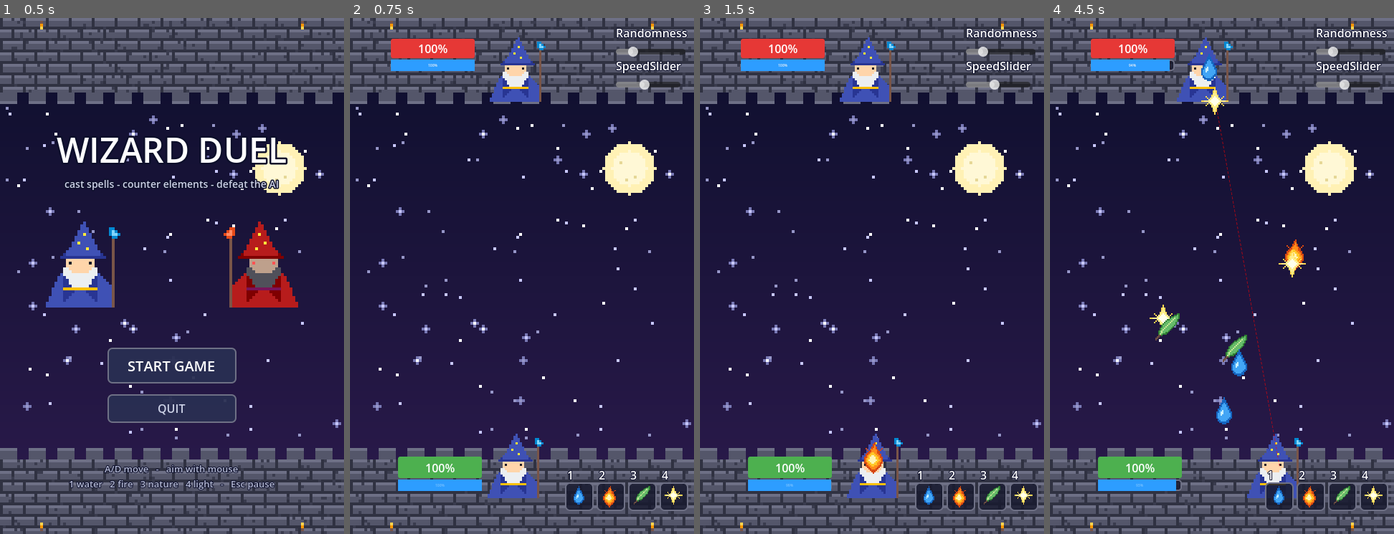
Above: before the commit, frames 1-4 (left to right).
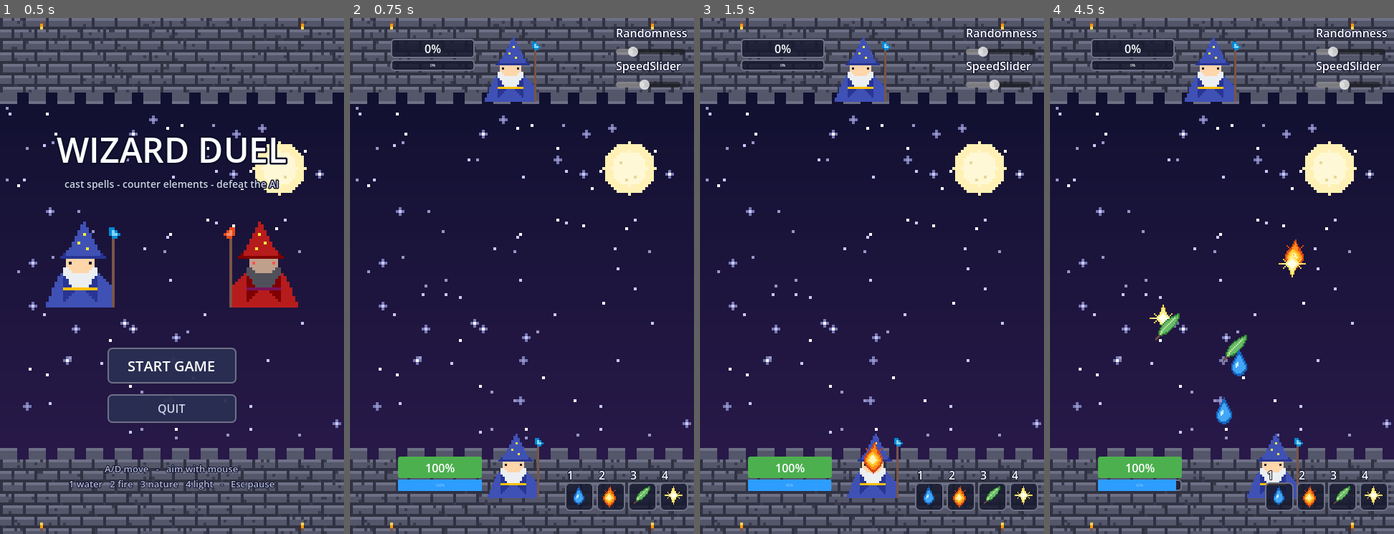
Above: after the commit, the same moments.

Repository: togewolf/computer_games_end_project
Game: Godot game, scene res://MainMenu.tscn
The game is run twice, just before and just after one commit, with the same random seed, the same clock (stepped at 60 frames per second) and the same inputs.
Inputs (mouse positions are in pixels of both pictures, inside the frame that each line leads up to):
- Up to frame 1 (0.5 s): no input
- Up to frame 2 (0.75 s): click "START GAME" at 0.5 s
- Up to frame 3 (1.5 s): tap Enter at 1.25 s; move the mouse to (947, 250) at 1.27 s; hold D (move_right) from 1.28 s (still down); tap 2 (cast_fire) at 1.35 s
- Up to frame 4 (4.5 s): tap 4 (cast_light) at 1.55, 2.1 s; move the mouse to (1153, 301) at 2.02 s; release D (move_right) at 2.03 s; hold A (move_left) 2.03-2.78 s; tap 3 (cast_nature) at 2.3, 2.85 s; move the mouse to (1256, 162) at 2.77 s; hold D (move_right) 2.78-4.28 s; tap 1 (cast_water) at 3.05, 3.6 s; move the mouse to (1204, 379) at 3.52 s; tap 9 (normal_mode) at 3.8, 4.35 s; move the mouse to (1325, 353) at 4.27 s; hold A (move_left) from 4.28 s (still down)

Frame 1 is identical in both runs. In frame 2, 2.2% of the frame differs, in the area x 11-57%, y 3-17%; in frame 3, 2.2%; in frame 4, 2.7%, in the area x 11-67%, y 3-87%.
Error after the commit: Parse Error: Unexpected "Literal" in class body. (res://agent.gd:550)

Commit message:
New keybinds toggle debug, and speed modifiers now working and effective, projectile mode also connected, but appears to have no effect.

Diff:
--- a/agent.gd
+++ b/agent.gd
@@ -547,7 +547,7 @@
 	# Else, stand ground and parry the most immediate threat.
 	debug_safe_target = INF
 	local_threats.sort_custom(func(a,b): return a.distance < b.distance)
-	return {"action": "parry", "parry_target": local_threats[0]}
+1	return {"action": "parry", "parry_target": local_threats[0]}
 
 #endregion
 
--- a/arena.gd
+++ b/arena.gd
@@ -9,6 +9,9 @@
 @onready var agent_mana_bar = $AgentMana
 
 @onready var voice_manager = $VoiceManager
+
+var current_speed: Globals.ProjectileSpeed = Globals.ProjectileSpeed.NORMAL
+var current_mode: Globals.ProjectileMode = Globals.ProjectileMode.PROJECTILE
 
 func _ready():
 	player_hp_bar.max_value = player.max_health
@@ -37,30 +40,45 @@
 	voice_manager.voice_command_received.connect(_handle_voice_cast)
 
 func _process(_delta):
+	if Input.is_action_just_pressed("toggle_debug"):
+		agent.DEBUG_AI = not agent.DEBUG_AI
+
+	if Input.is_action_just_pressed("speed_normal"):
+		current_speed = Globals.ProjectileSpeed.NORMAL
+	elif Input.is_action_just_pressed("speed__faster"):
+		current_speed = Globals.ProjectileSpeed.FASTER
+	elif Input.is_action_just_pressed("speed_fastest"):
+		current_speed = Globals.ProjectileSpeed.FASTEST
+
+	if Input.is_action_just_pressed("normal_mode"):
+		current_mode = Globals.ProjectileMode.PROJECTILE
+	elif Input.is_action_just_pressed("targeted_mode"):
+		current_mode = Globals.ProjectileMode.TARGETED
+
 	# Keyboard Fallbacks
 	if Input.is_action_just_pressed("cast_water"): player.cast_spell(
 		Globals.SpellDescriptor.new(
 			Globals.Element.WATER,
-			Globals.ProjectileSpeed.NORMAL,
-			Globals.ProjectileMode.PROJECTILE),
+			current_speed,
+			current_mode),
 		get_global_mouse_position())
 	elif Input.is_action_just_pressed("cast_fire"): player.cast_spell(
 		Globals.SpellDescriptor.new(
 			Globals.Element.FIRE,
-			Globals.ProjectileSpeed.NORMAL,
-			Globals.ProjectileMode.PROJECTILE),
+			current_speed,
+			current_mode),
 		get_global_mouse_position())
 	elif Input.is_action_just_pressed("cast_nature"): player.cast_spell(
 		Globals.SpellDescriptor.new(
 			Globals.Element.NATURE,
-			Globals.ProjectileSpeed.NORMAL,
-			Globals.ProjectileMode.PROJECTILE),
+			current_speed,
+			current_mode),
 		get_global_mouse_position())
 	elif Input.is_action_just_pressed("cast_light"): player.cast_spell(
 		Globals.SpellDescriptor.new(
 			Globals.Element.LIGHT,
-			Globals.ProjectileSpeed.NORMAL,
-			Globals.ProjectileMode.PROJECTILE),
+			current_speed,
+			current_mode),
 		get_global_mouse_position())
 
 func _handle_voice_cast(effect_name: String):
@@ -71,35 +89,45 @@
 			player.cast_spell(
 			Globals.SpellDescriptor.new(
 			Globals.Element.FIRE,
-			Globals.ProjectileSpeed.NORMAL,
-			Globals.ProjectileMode.PROJECTILE),
-			get_global_mouse_position())
+			current_speed,
+			current_mode),
+			target)
 		"water":
 			player.cast_spell(
 			Globals.SpellDescriptor.new(
 			Globals.Element.WATER,
-			Globals.ProjectileSpeed.NORMAL,
-			Globals.ProjectileMode.PROJECTILE),
-			get_global_mouse_position())
+			current_speed,
+			current_mode),
+			target)
 		"nature":
 			player.cast_spell(
 			Globals.SpellDescriptor.new(
 			Globals.Element.NATURE,
-			Globals.ProjectileSpeed.NORMAL,
-			Globals.ProjectileMode.PROJECTILE),
-			get_global_mouse_position())
+			current_speed,
+			current_mode),
+			target)
 		"light":
 			player.cast_spell(
 			Globals.SpellDescriptor.new(
 			Globals.Element.LIGHT,
-			Globals.ProjectileSpeed.NORMAL,
-			Globals.ProjectileMode.PROJECTILE),
-			get_global_mouse_position())
-		"projectile": print("projectile mode triggered!")
-		"target": print("target mode triggered!")
-		"noxo": print("slow triggered!")
-		"trodu": print("fast triggered!")
-		"pringo": print("fasteset triggered!")
+			current_speed,
+			current_mode),
+			target)
+		"projectile":
+			current_mode = Globals.ProjectileMode.PROJECTILE
+			print("projectile mode triggered!")
+		"target":
+			current_mode = Globals.ProjectileMode.TARGETED
+			print("target mode triggered!")
+		"slow":
+			current_speed = Globals.ProjectileSpeed.NORMAL
+			print("slow triggered!")
+		"fast":
+			current_speed = Globals.ProjectileSpeed.FASTER
+			print("fast triggered!")
+		"fastest":
+			current_speed = Globals.ProjectileSpeed.FASTEST
+			print("fasteset triggered!")
 		_: print("Unknown effect received: ", effect_name)
 
 func _check_player_defeat(hp):
